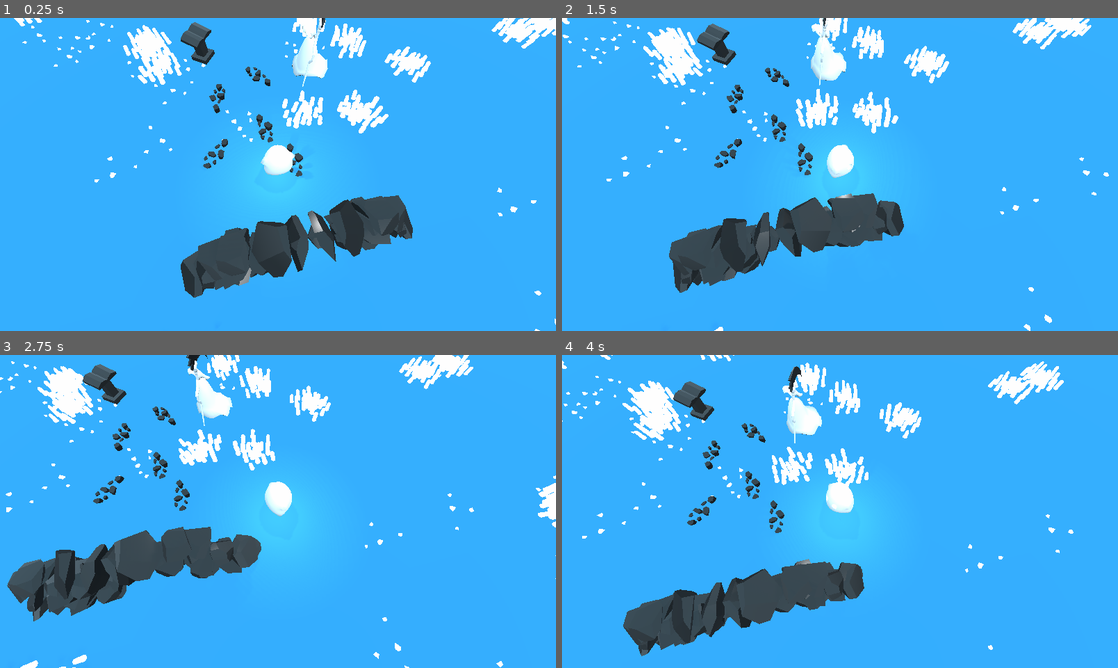
Above: before the commit, frames 1-4 (two rows, left to right).
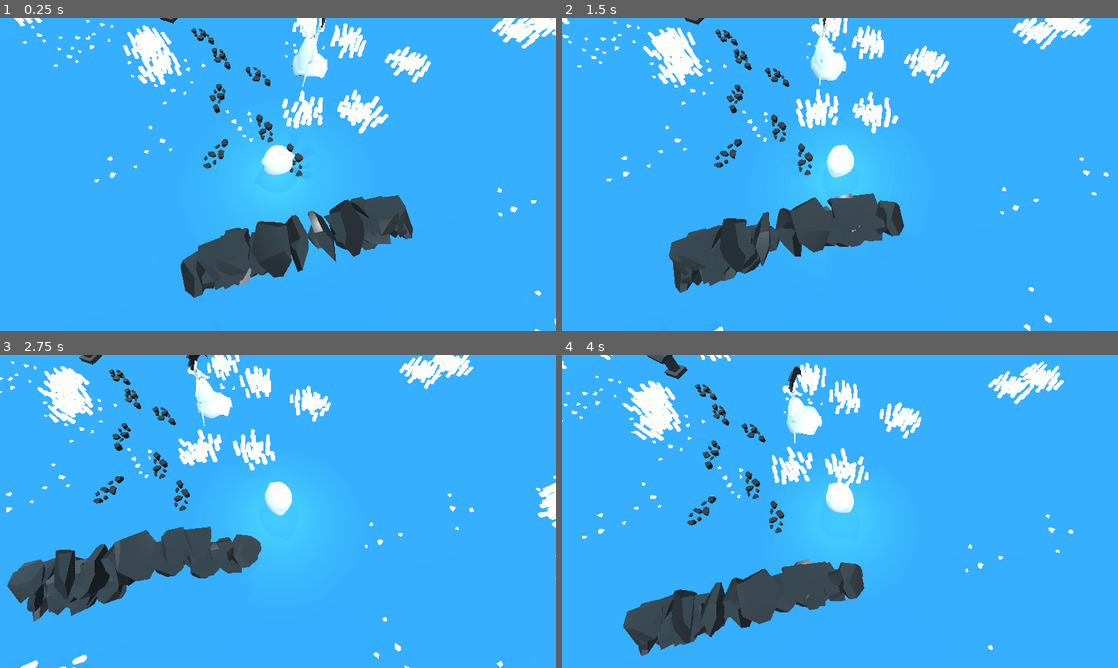
Above: after the commit, the same moments.

Repository: jotson/advjam2022
Game: Godot game, scene res://game/meaning/Meaning.tscn
Two runs of this game, one before a commit and one after it. Both use one fixed random seed, a clock stepped at 60 frames per second and the inputs below. This scene is started directly instead of the project's main scene.
Inputs (mouse positions are in pixels of both pictures, inside the frame that each line leads up to):
- Up to frame 1 (0.25 s): no input
- Up to frame 2 (1.5 s): move the mouse to (962, 158) at 0.52 s; hold D (right) 0.53-1.28 s; click (962, 158) at 0.67 s; move the mouse to (728, 190) at 1.27 s; hold S (down) from 1.28 s (still down)
- Up to frame 3 (2.75 s): move the mouse to (333, 442) at 2.02 s; release S (down) at 2.03 s; hold D (right) from 2.03 s (still down)
- Up to frame 4 (4 s): move the mouse to (812, 574) at 2.77 s; release D (right) at 2.78 s; hold W (up) 2.78-3.53 s; click (812, 574) at 2.92 s; move the mouse to (1006, 558) at 3.52 s; hold A (left) from 3.53 s (still down)

The runs differ from the first frame. In frame 1, 0.6% of the frame differs, in the area x 28-42%, y 0-17%; in frame 2, 0.6%; in frame 3, 0.7%; in frame 4, 0.8%, in the area x 15-31%, y 0-23%.

Commit message:
Click beacon

Diff:
--- /dev/null
+++ b/game/ClickBeacon.gd
@@ -0,0 +1,4 @@
+extends AnimatedSprite3D
+
+func _ready():
+	play("default")
--- /dev/null
+++ b/game/ClickBeacon.tscn
@@ -0,0 +1,70 @@
+[gd_scene load_steps=13 format=2]
+
+[ext_resource path="res://game/clickbeacon.png" type="Texture" id=1]
+[ext_resource path="res://game/ClickBeacon.gd" type="Script" id=2]
+
+[sub_resource type="AtlasTexture" id=2]
+flags = 23
+atlas = ExtResource( 1 )
+region = Rect2( 0, 0, 64, 64 )
+
+[sub_resource type="AtlasTexture" id=3]
+flags = 23
+atlas = ExtResource( 1 )
+region = Rect2( 64, 0, 64, 64 )
+
+[sub_resource type="AtlasTexture" id=4]
+flags = 23
+atlas = ExtResource( 1 )
+region = Rect2( 128, 0, 64, 64 )
+
+[sub_resource type="AtlasTexture" id=5]
+flags = 23
+atlas = ExtResource( 1 )
+region = Rect2( 192, 0, 64, 64 )
+
+[sub_resource type="AtlasTexture" id=6]
+flags = 23
+atlas = ExtResource( 1 )
+region = Rect2( 256, 0, 64, 64 )
+
+[sub_resource type="AtlasTexture" id=7]
+flags = 23
+atlas = ExtResource( 1 )
+region = Rect2( 320, 0, 64, 64 )
+
+[sub_resource type="SpriteFrames" id=1]
+animations = [ {
+"frames": [ SubResource( 2 ), SubResource( 3 ), SubResource( 4 ), SubResource( 5 ), SubResource( 6 ), SubResource( 7 ) ],
+"loop": true,
+"name": "default",
+"speed": 12.0
+} ]
+
+[sub_resource type="ParticlesMaterial" id=8]
+emission_shape = 1
+emission_sphere_radius = 0.1
+spread = 0.0
+gravity = Vector3( 0, 0, 0 )
+initial_velocity = 2.0
+initial_velocity_random = 1.0
+
+[sub_resource type="SpatialMaterial" id=9]
+flags_transparent = true
+flags_unshaded = true
+
+[sub_resource type="CubeMesh" id=10]
+material = SubResource( 9 )
+size = Vector3( 0.2, 0.03, 0.03 )
+
+[node name="ClickBeacon" type="AnimatedSprite3D"]
+billboard = 1
+frames = SubResource( 1 )
+script = ExtResource( 2 )
+
+[node name="Particles" type="Particles" parent="."]
+transform = Transform( -4.37114e-08, -1, 0, 1, -4.37114e-08, 0, 0, 0, 1, -0.00310607, 0.179022, 0 )
+amount = 150
+lifetime = 15.0
+process_material = SubResource( 8 )
+draw_pass_1 = SubResource( 10 )
--- a/game/meaning/Meaning.gd
+++ b/game/meaning/Meaning.gd
@@ -7,8 +7,14 @@
 	Game.CurrentCamera = $Camera
 	Game.player_control = true
 
+	$ClickBeacon.hide()
+
 	if Game.State.meaning.ready:
 		$book_pedastal/Book.hide()
+
+
+func show_click_beacon():
+	$ClickBeacon.show()
 
 
 func _on_triggerArea_body_entered(_body):
@@ -21,6 +27,7 @@
 
 
 func _on_book_pedastal_clicked():
+	$ClickBeacon.hide()
 	$AnimationPlayer.play("meaning2")
 
 
--- a/game/meaning/Meaning.tscn
+++ b/game/meaning/Meaning.tscn
@@ -12,6 +12,7 @@
 [ext_resource path="res://game/dialog/all-the-pages-are-blank.ogg" type="AudioStream" id=10]
 [ext_resource path="res://game/dialog/meaning-is-tricky.ogg" type="AudioStream" id=11]
 [ext_resource path="res://game/dialog/meaning-3.ogg" type="AudioStream" id=12]
+[ext_resource path="res://game/ClickBeacon.tscn" type="PackedScene" id=13]
 
 [sub_resource type="BoxShape" id=1]
 extents = Vector3( 6.46121, 7.16887, 4.45438 )
@@ -32,6 +33,20 @@
 "stream": ExtResource( 11 )
 } ],
 "times": PoolRealArray( 0 )
+}
+tracks/1/type = "method"
+tracks/1/path = NodePath(".")
+tracks/1/interp = 1
+tracks/1/loop_wrap = true
+tracks/1/imported = false
+tracks/1/enabled = true
+tracks/1/keys = {
+"times": PoolRealArray( 13.5 ),
+"transitions": PoolRealArray( 1 ),
+"values": [ {
+"args": [  ],
+"method": "show_click_beacon"
+} ]
 }
 
 [sub_resource type="Animation" id=3]
@@ -102,12 +117,12 @@
 
 [node name="dialog" type="AudioStreamPlayer3D" parent="."]
 transform = Transform( 0.881625, 0, -0.471951, 0, 1, 0, 0.471951, 0, 0.881625, 5.45849, 4.00832, -6.53276 )
-stream = ExtResource( 10 )
+stream = ExtResource( 11 )
 unit_size = 50.0
 bus = "Sfx"
 
 [node name="triggerArea" type="Area" parent="."]
-transform = Transform( 0.87484, 0, -0.484413, 0, 1, 0, 0.484413, 0, 0.87484, 1.414, 0, -6.00558 )
+transform = Transform( 0.87484, 0, -0.484413, 0, 1, 0, 0.484413, 0, 0.87484, 2.20685, 0, -3.71779 )
 collision_mask = 8388608
 input_ray_pickable = false
 
@@ -130,8 +145,18 @@
 [node name="path9" parent="." instance=ExtResource( 2 )]
 transform = Transform( 0.780179, 0, 0.625556, 0, 1, 0, -0.625556, 0, 0.780179, 0.600676, 0, -4.1005 )
 
+[node name="path10" parent="." instance=ExtResource( 2 )]
+transform = Transform( 0.91227, 0, 0.409589, 0, 1, 0, -0.409589, 0, 0.91227, -3.16554, 0, -8.15544 )
+
+[node name="path11" parent="." instance=ExtResource( 2 )]
+transform = Transform( 0.753919, 0, 0.656967, 0, 1, 0, -0.656967, 0, 0.753919, -4.96617, 0, -12.6553 )
+
+[node name="ClickBeacon" parent="." instance=ExtResource( 13 )]
+transform = Transform( 0.87484, 0, -0.484413, 0, 1, 0, 0.484413, 0, 0.87484, -8.54432, 3.72957, -17.0113 )
+visible = false
+
 [node name="book_pedastal" parent="." instance=ExtResource( 9 )]
-transform = Transform( 0.605127, 0, 0.796129, 0, 1, 0, -0.796129, 0, 0.605127, -5.08768, 0, -8.51972 )
+transform = Transform( 0.605127, 0, 0.796129, 0, 1, 0, -0.796129, 0, 0.605127, -8.52224, 0, -17.0839 )
 
 [node name="AnimationPlayer" type="AnimationPlayer" parent="."]
 anims/meaning1 = SubResource( 2 )
Binary file added: game/clickbeacon.ase
Binary file added: game/clickbeacon.png
Not shown, added: game/clickbeacon.png.import
Not shown: 1 places in game/meaning/Meaning.tscn that only renumber resources
